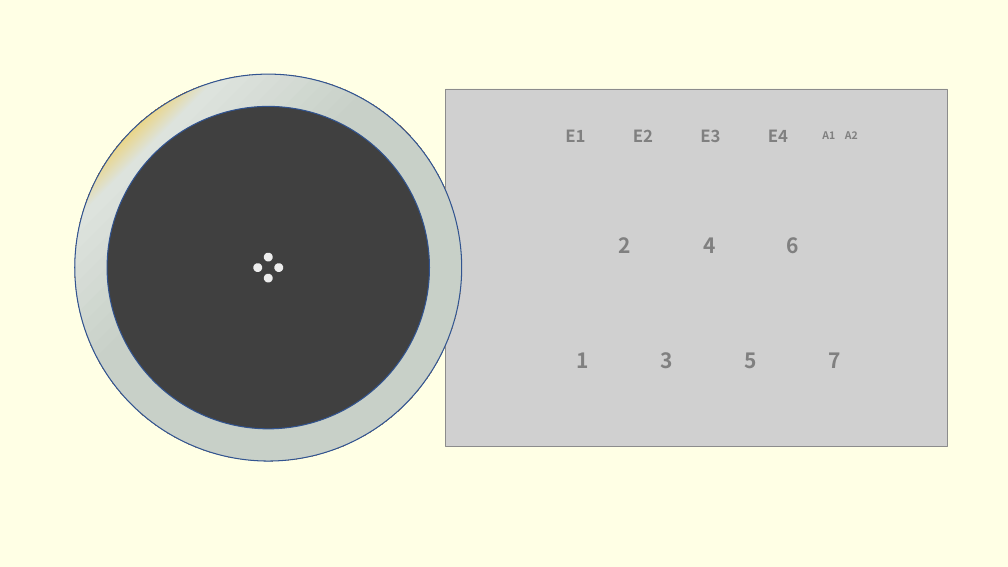
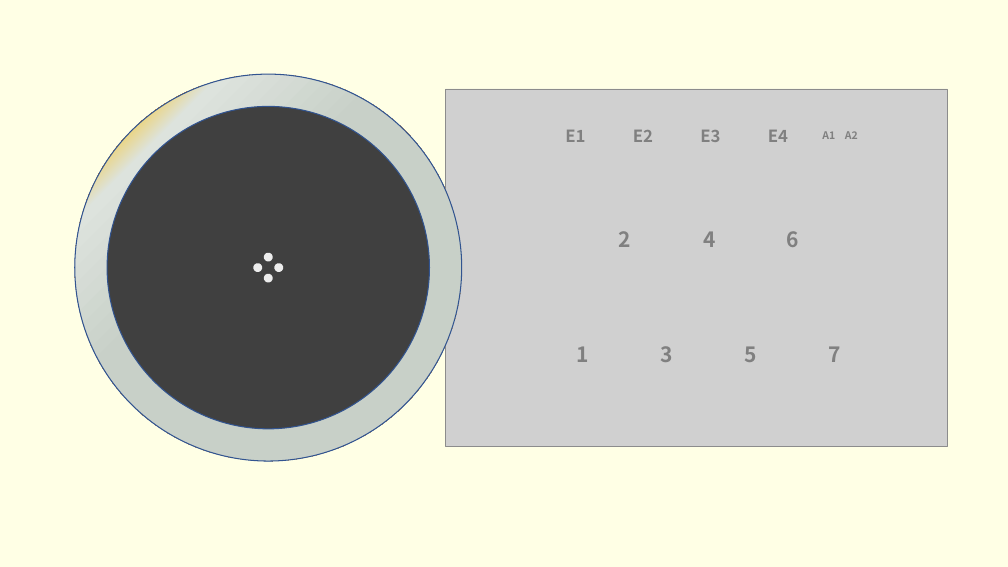
Before and after one commit to whowechina/iidx_pico, a slide deck: slide 1 of doc/Firmware_manual.pptx. Drawn at 1008x567 pixels with LibreOffice and Linux fonts; fonts in the diff are those of the drawing; grey boxes stand for pictures. Boxes give left, top, right and bottom in pixels: in the first picture for what was removed or moved away, otherwise in the second. Text is boxed around its words. In the diff, an @@ line names an element or a change of style, - is before the commit and + after.

```diff
--- a/doc/Firmware_manual.pptx
+++ b/doc/Firmware_manual.pptx
@@ 7 texts: place and size @@
-7 texts at [577,237,840,368]
+7 texts at [577,231,840,362]
```
Also in this commit, not shown: 2 other slides changed, 3 other files.
